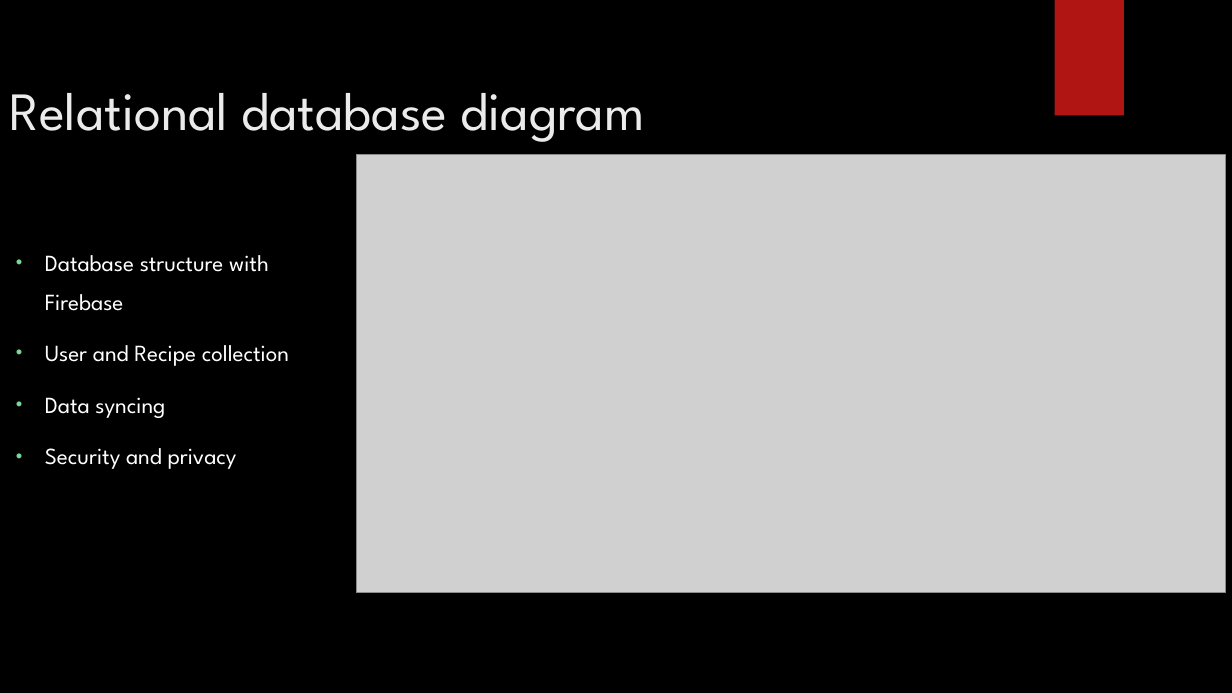
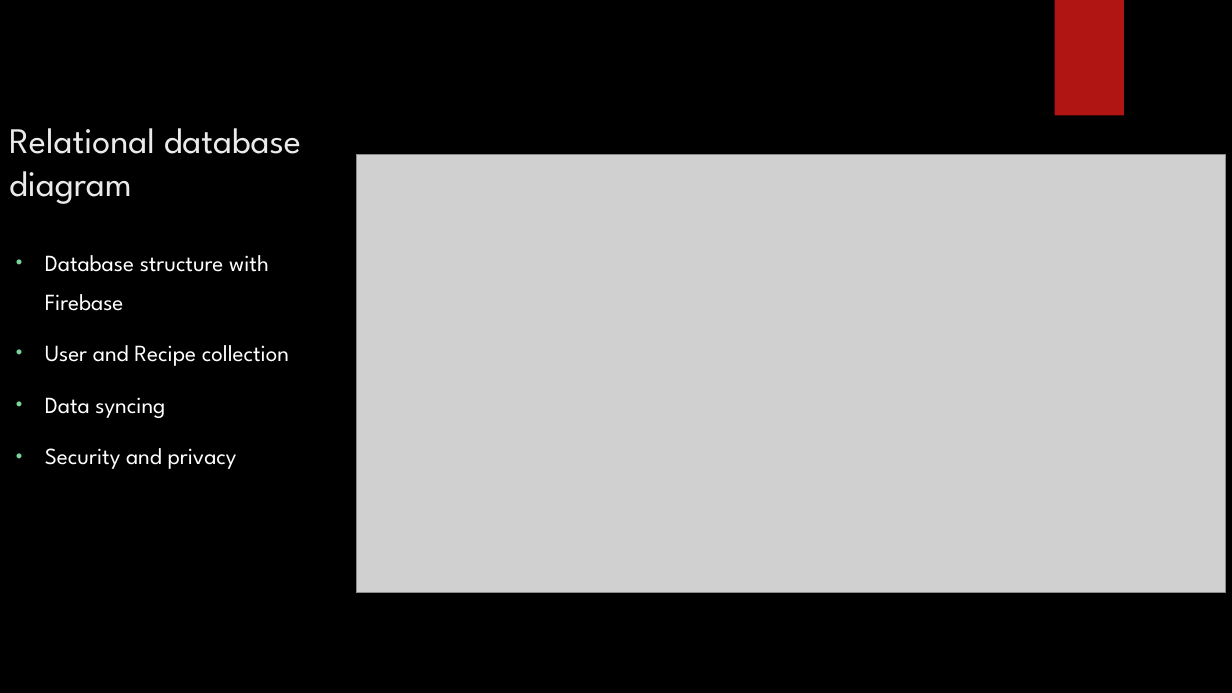
Before and after one commit to NathanTh3Gr3at/ITPV302_Project, a slide deck: slide 6 of PowerPoint Slides/ITPV302 - Presentation.pptx (slide 7 before the commit). Drawn at 1232x693 pixels with LibreOffice and Linux fonts; fonts in the diff are those of the drawing; grey boxes stand for pictures; background and template pictures are left out. Boxes give left, top, right and bottom in pixels: in the first picture for what was removed or moved away, otherwise in the second. Text is boxed around its words. In the diff, an @@ line names an element or a change of style, - is before the commit and + after.

Commit message:
Added slide

```diff
--- a/PowerPoint Slides/ITPV302 - Presentation.pptx
+++ b/PowerPoint Slides/ITPV302 - Presentation.pptx
@@ title "Relational database diagram" moved from (x1=9, y1=93, x2=645, y2=142) to (x1=9, y1=128, x2=301, y2=204) @@
@@ title "Relational database diagram" at (x1=9, y1=128, x2=301, y2=204): size 42 to 28 pt @@
```
Also in this commit, not shown: 2 other slides changed, 1 slide added.
